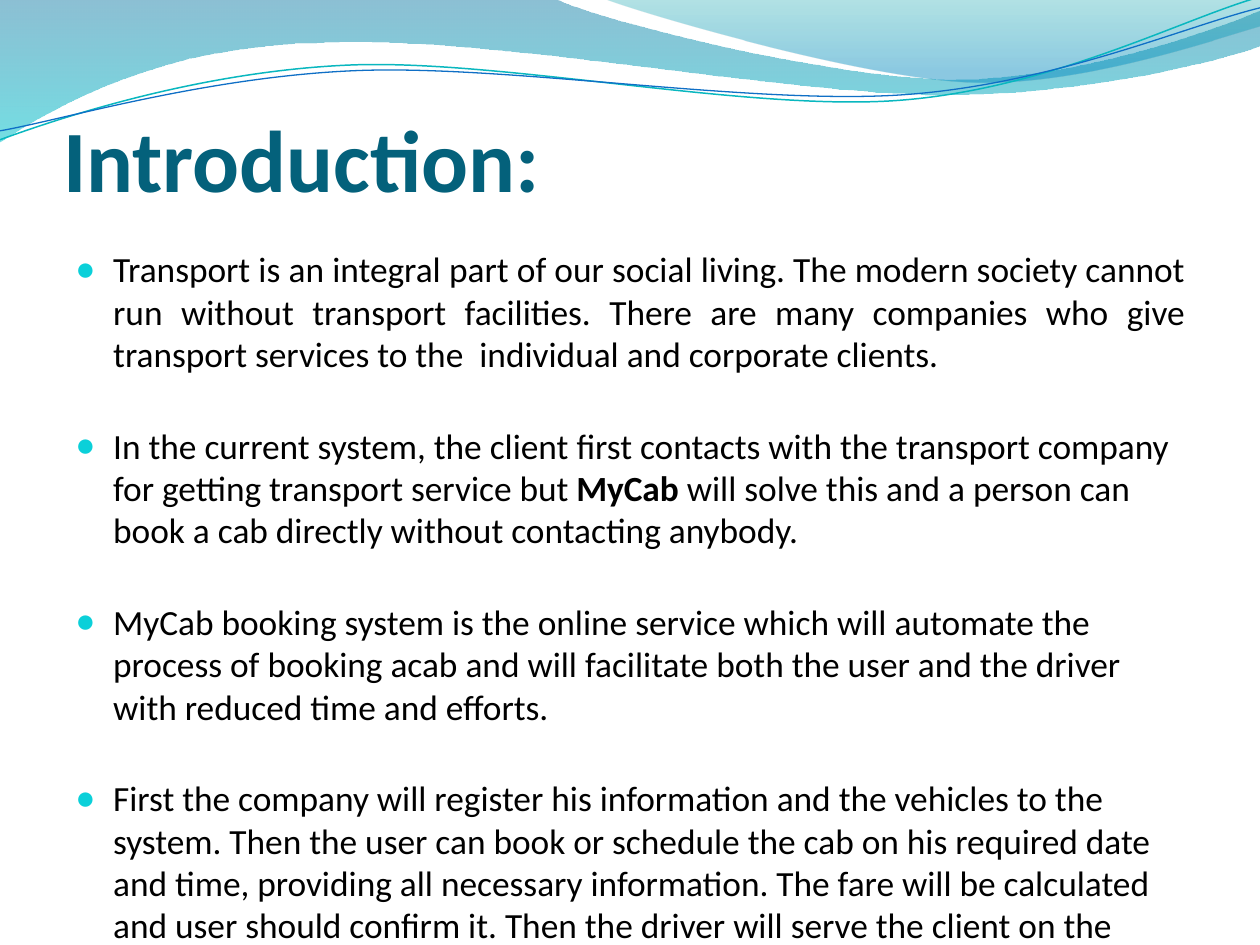
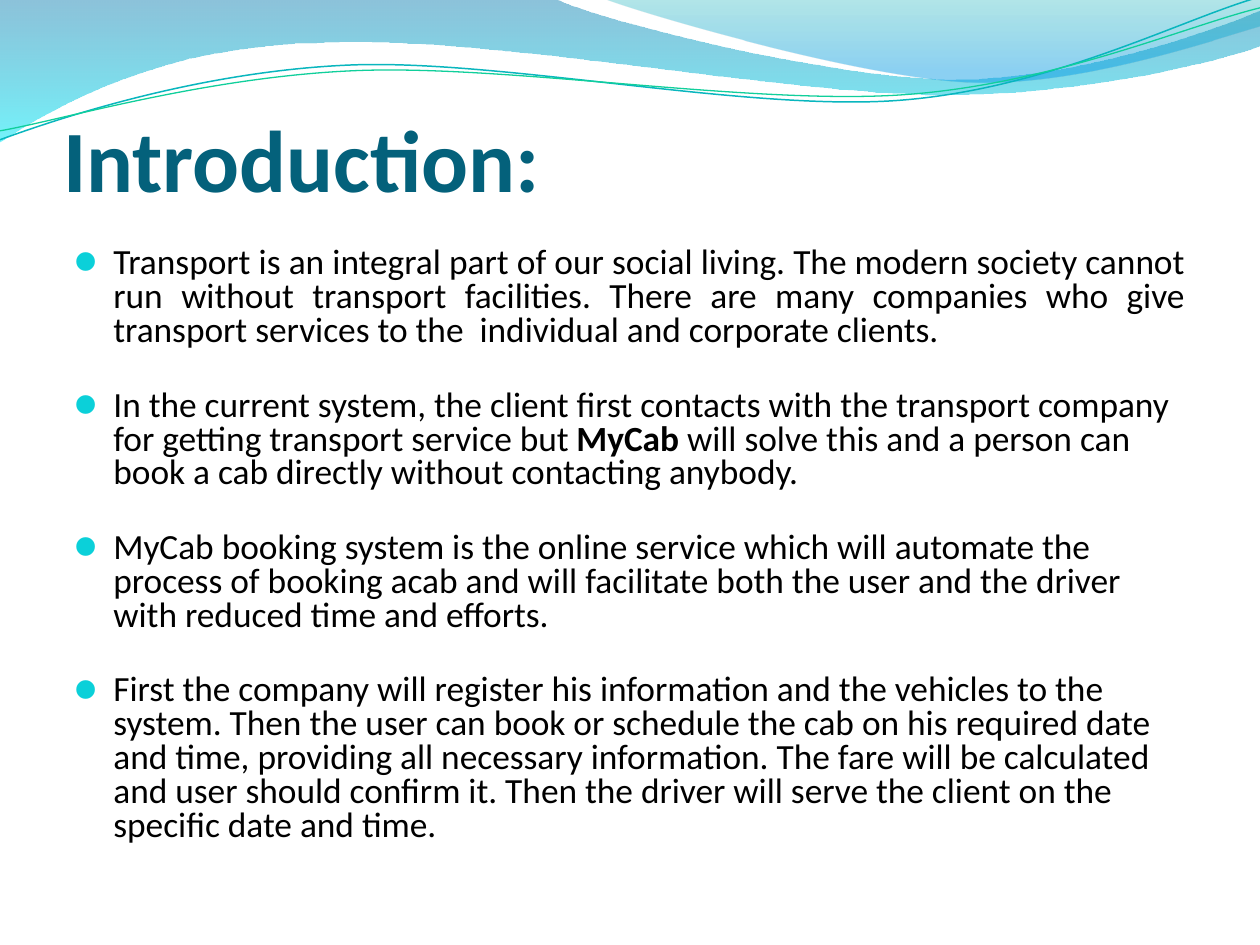
Before and after one commit to banerjiea/5DEC2022_SystemCLinuxBatch2_SPRINTMyCab_GROUP1, a slide deck: slide 4 of PPT/MyCab_SPRINT_Proj.pptx. Drawn at 1260x945 pixels with LibreOffice and Linux fonts; fonts in the diff are those of the drawing; background and template pictures are left out. Boxes give left, top, right and bottom in pixels: in the first picture for what was removed or moved away, otherwise in the second. Text is boxed around its words. In the diff, an @@ line names an element or a change of style, - is before the commit and + after.

```diff
--- a/PPT/MyCab_SPRINT_Proj.pptx
+++ b/PPT/MyCab_SPRINT_Proj.pptx
@@ freeform shape at bbox=[0, 0, 1260, 142]: fill gradient #0074A1 to #00C6CF to gradient #0079AD to #00E9F7 @@
@@ freeform shape at bbox=[0, 0, 1260, 147]: outline #0AB8BF 0.85 pt to #09B6BE 0.85 pt @@
@@ freeform shape at bbox=[0, 8, 1260, 141]: outline #0F6FC6 0.75 pt to #10CF9B 0.75 pt @@
@@ freeform shape at bbox=[604, 0, 1260, 87]: fill gradient #00A1A9 to #008BBF to gradient #00ABB4 to #0099E4 @@
@@ text "Transport is an integral part ..." at bbox=[113, 249, 1185, 843]: bullet ● to ⚫; line spacing 1 to 0.8; less space between paragraphs @@
```
Also in this commit, not shown: 28 other slides changed.
